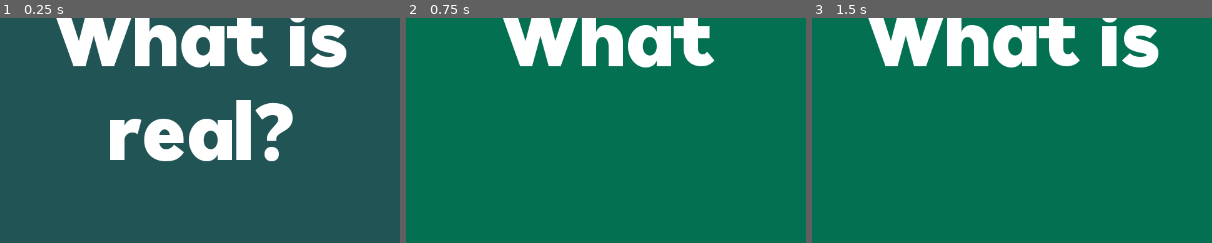
Above: before the commit, frames 1-3 (left to right).
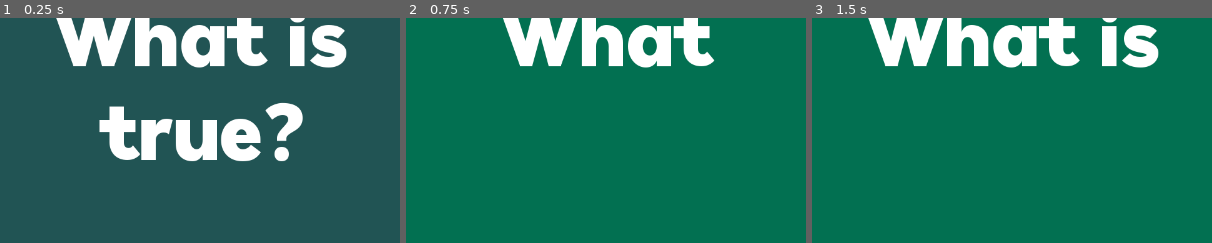
Above: after the commit, the same moments.

Repository: szymon112233/Filmufkapro
Game: Godot game, scene res://Main.tscn
The game is run twice, just before and just after one commit, with the same random seed, the same clock (stepped at 60 frames per second) and the same inputs.
Inputs:
- Up to frame 1 (0.25 s): no input
- Up to frame 2 (0.75 s): tap Enter (ui_accept) at 0.5 s; hold Right (right_option) from 0.53 s (still down)
- Up to frame 3 (1.5 s): tap Enter (ui_accept) at 0.77, 1.25 s; release Right (right_option) at 1.28 s; hold Left (left_option) from 1.28 s (still down)
The pictures show only the part of the screen within x 25-75%, y 10-60%; the shares and areas given below are measured in that part.

The runs differ from the first frame. In frame 1, 5.6% of the frame differs, in the area x 24-76%, y 36-64%; in frame 2, nothing differs; in frame 3, nothing differs.

Commit message:
another ui touches

Diff:
--- a/UI/Main UI.tscn
+++ b/UI/Main UI.tscn
@@ -58,6 +58,10 @@
 size = 160
 font_data = ExtResource( 2 )
 
+[sub_resource type="DynamicFont" id=9]
+size = 60
+font_data = ExtResource( 2 )
+
 [sub_resource type="StyleBoxFlat" id=8]
 bg_color = Color( 0.133333, 0.333333, 0.333333, 1 )
 
@@ -175,7 +179,6 @@
 anims/WrongAnim = SubResource( 3 )
 
 [node name="EndGamePopup" type="PopupPanel" parent="."]
-visible = true
 anchor_left = 0.5
 anchor_top = 0.5
 anchor_right = 0.5
@@ -200,6 +203,20 @@
 align = 1
 valign = 1
 
+[node name="EndGameLabel2" type="Label" parent="EndGamePopup"]
+anchor_left = 0.5
+anchor_top = 0.5
+anchor_right = 0.5
+anchor_bottom = 0.5
+margin_left = -442.0
+margin_top = 164.5
+margin_right = 442.0
+margin_bottom = 290.5
+custom_fonts/font = SubResource( 9 )
+text = "Press esc to restart"
+align = 1
+valign = 2
+
 [node name="StartGamePopup" type="Panel" parent="."]
 anchor_right = 1.0
 anchor_bottom = 1.0
@@ -221,7 +238,7 @@
 margin_top = 200.0
 margin_bottom = 400.0
 custom_fonts/font = SubResource( 1 )
-text = "real?"
+text = "true?"
 align = 1
 __meta__ = {
 "_editor_description_": ""
Not shown: 1 places in UI/Main UI.tscn that only renumber resources
